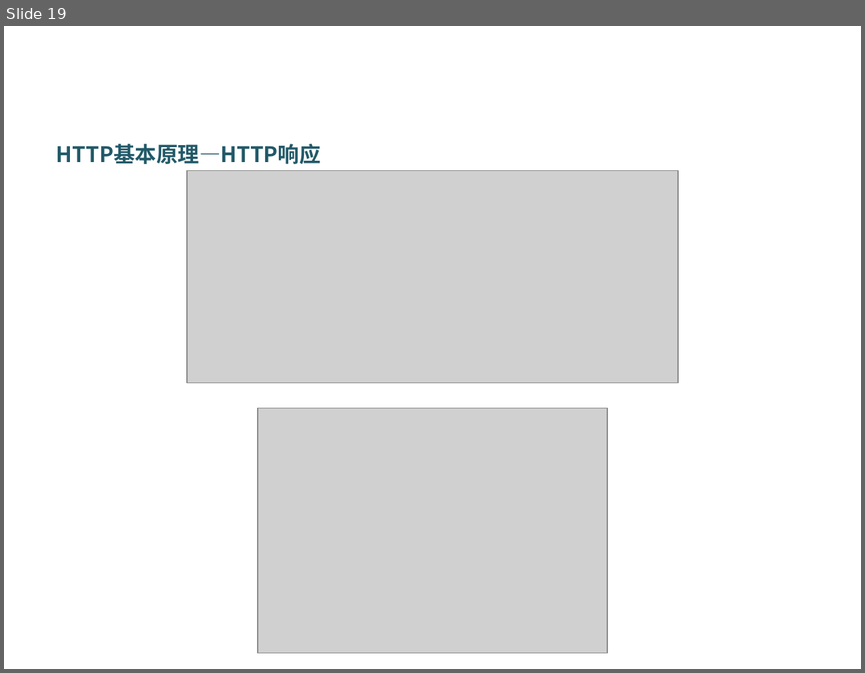
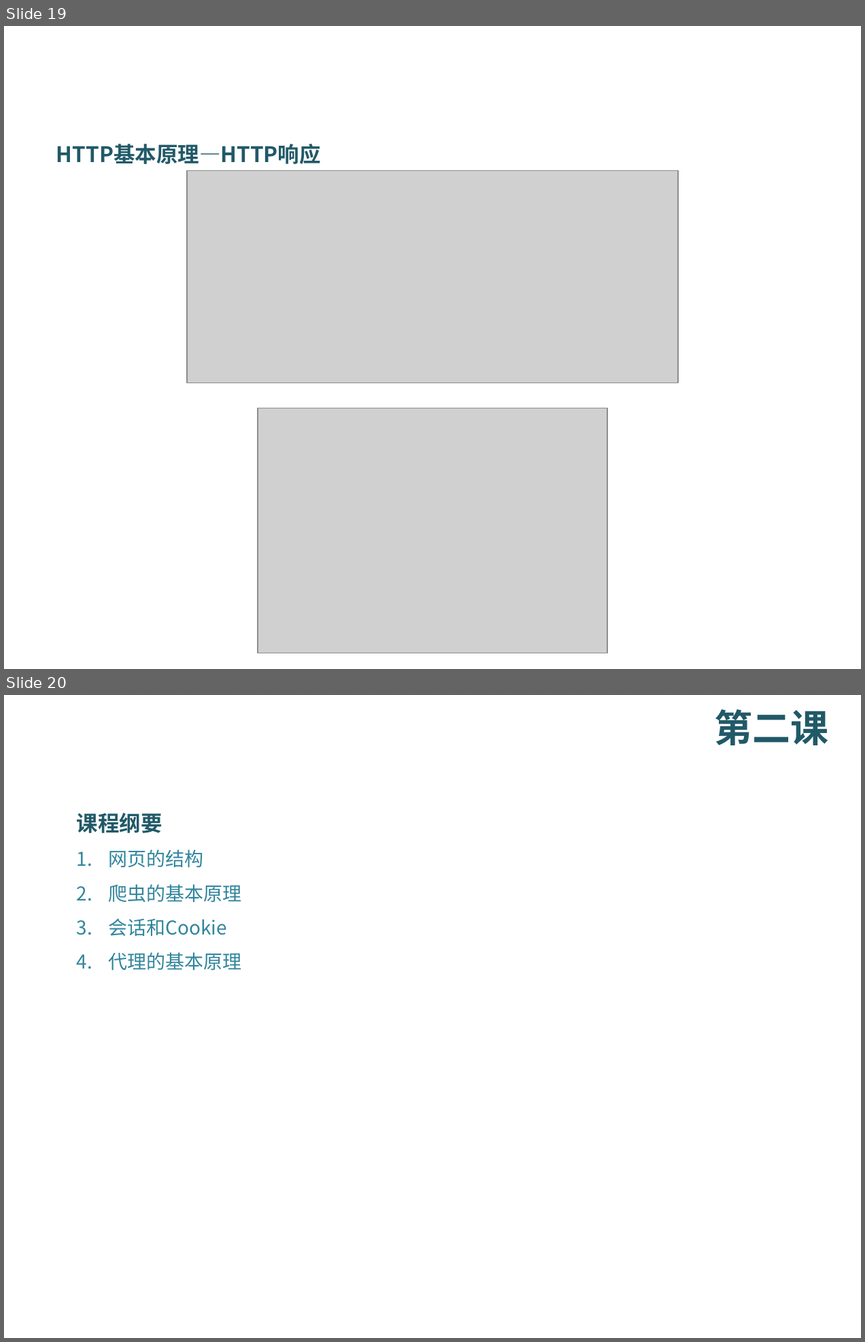
Before and after one commit to DataScienceCoding/Python-Web-Crawler, a slide deck: Python-Web-Crawler.pptx. Shown one above the other, each under a label of ours: slide 19 before the commit, slides 19 and 20 after it. The pictures are 865x673 and 865x1342 pixels, drawn with LibreOffice and Linux fonts; fonts in the diff are those of the drawing; grey boxes stand for pictures; background and template pictures are left out. Boxes give left, top, right and bottom in pixels: in the first picture for what was removed or moved away, otherwise in the second. Text is boxed around its words. In the diff, an @@ line names an element or a change of style, - is before the commit and + after.

```diff
--- a/Python-Web-Crawler.pptx
+++ b/Python-Web-Crawler.pptx
@@ slide 20 added at (4,695,861,1338), background picture (left out) @@
@@ rectangle added at (4,695,861,760), fill gradient #FFFFFF @@
@@ text added at (715,709,829,745), 32 pt, text #215968, bold @@
+第二课
@@ text added at (77,813,241,970), 16 pt, text #31859C @@
+课程纲要
+1. 网页的结构
+2. 爬虫的基本原理
+3. 会话和Cookie
+4. 代理的基本原理
```
Also in this commit, not shown: 1 slide changed, 15 other slides added, 9 other files.
